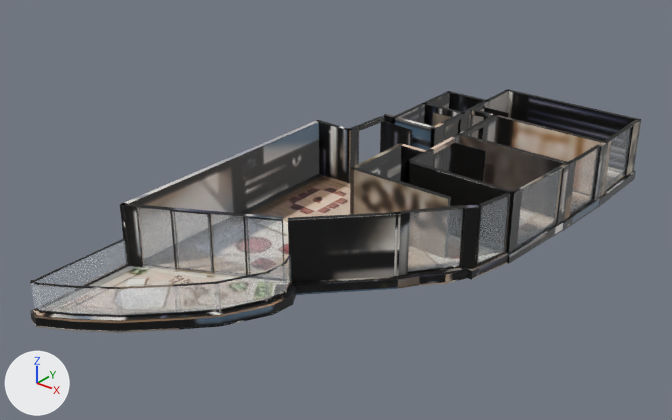
An edit to the glTF model akasya-3d/koru-21/model.glb, drawn before and after from the same camera.
Camera for both pictures: a 50 mm camera at (17.7, -24.4, 15.4) aimed at (-1.1, -1.0, 0.9). Lighting does not change. The marker at lower left points along +X, +Y and +Z. The first picture is the older version. Where no turn or scale is listed for an object, it has been applied to the vertices. Vertices at exactly the same position are counted once.
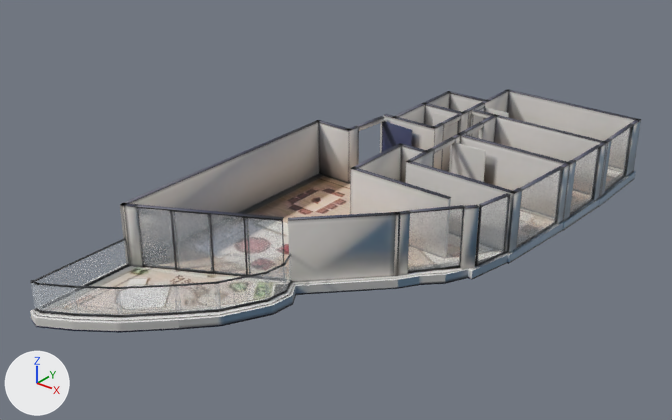
What differs and where, as boxes (x1, y1, x2, y2) in the pictures (672 x 420 px):
```json
{"object": "Mesh_0", "change": "surface changed", "before": [30, 89, 641, 333], "after": [30, 89, 641, 333], "on screen": "black to grey"}
{"part": 1, "of": "me_mesh_0", "change": "reshaped", "before": [291, 126, 579, 290], "after": [120, 89, 641, 303]}
{"part": 2, "of": "me_mesh_0", "change": "surface changed", "before": [30, 89, 637, 333], "after": [30, 89, 637, 333], "on screen": "black to grey"}
```

Scene script edits in JSON lines:
```json
{"block": "mat_baked", "where": "n3 = _N.new('ShaderNodeMapping'); n3.name = 'Mapping'"}
{"op": "set", "path": "n3.inputs[1].default_value", "old": "(0.00136, -14.93, 0.0)", "new": "(0.00111, -14.97, 0.0)", "note": "'Location'"}
{"op": "set", "path": "n3.inputs[3].default_value", "old": "(15.96, 15.92, 1.0)", "new": "(15.6, 15.97, 1.0)", "note": "'Scale'"}
{"block": "me_mesh_0", "where": "# used by ob_mesh_0; location = (-5.24, 11.1, -0.36)"}
{"op": "remove", "block": "me_mesh_0", "code": "me_mesh_0.from_pydata(...)  # 2286 vertices, 3984 faces; spans x 0.0..10.4, y -22.3..0.0, z 0.0..2.6"}
{"op": "add", "block": "me_mesh_0", "code": "me_mesh_0.from_pydata(...)  # 2618 vertices, 4720 faces; spans x 0.0..10.4, y -22.3..0.0, z 0.0..2.6"}
{"block": "me_mesh_0", "change": "me_mesh_0 part 1: 10 vertices moved within x 1.8..10.2, y -15.6..-3.2, z 0.3..2.6; 3 vertices removed from x 1.9..9.3, y -11.1..-8.4, z 2.6; 335 vertices added at x 0.2..10.4, y -18.2..-0.1, z 0.0..2.6"}
{"block": "me_mesh_0", "change": "me_mesh_0 part 2: 2866 kept faces spanning x 0.0..10.4, y -22.3..0.0, z 0.0..2.6 get new texture (UV) coordinates"}
```
